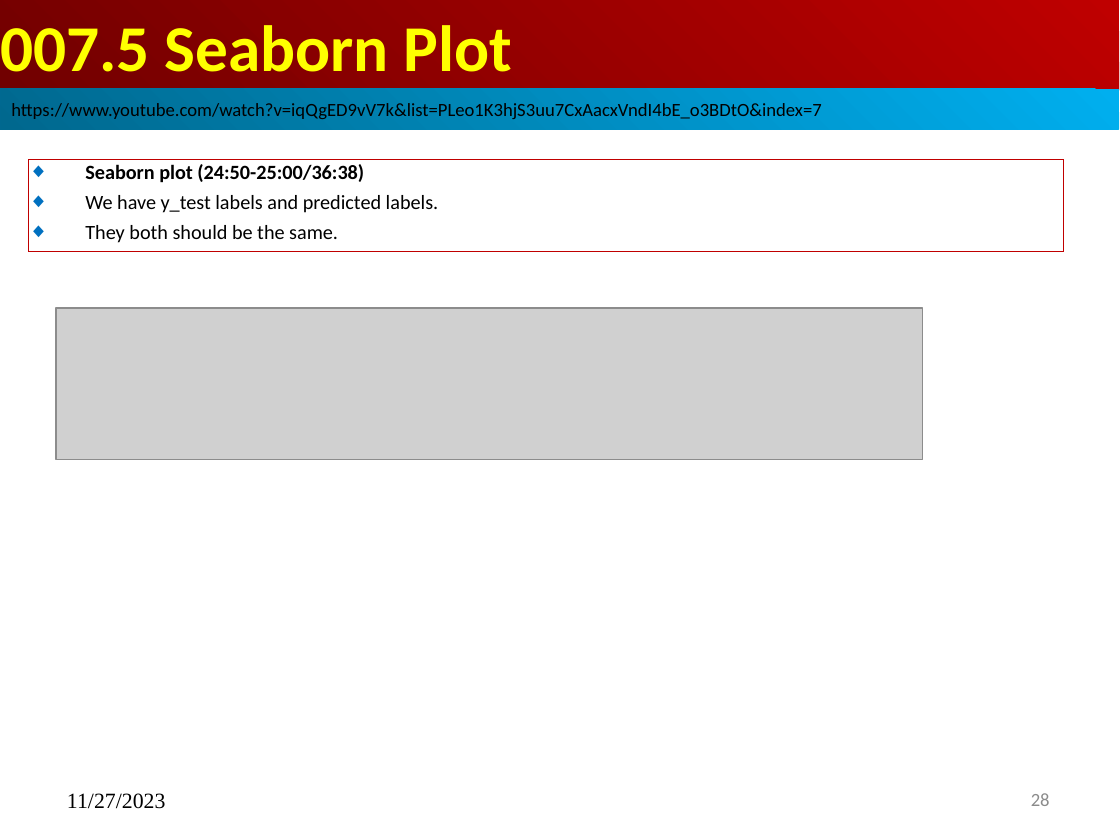
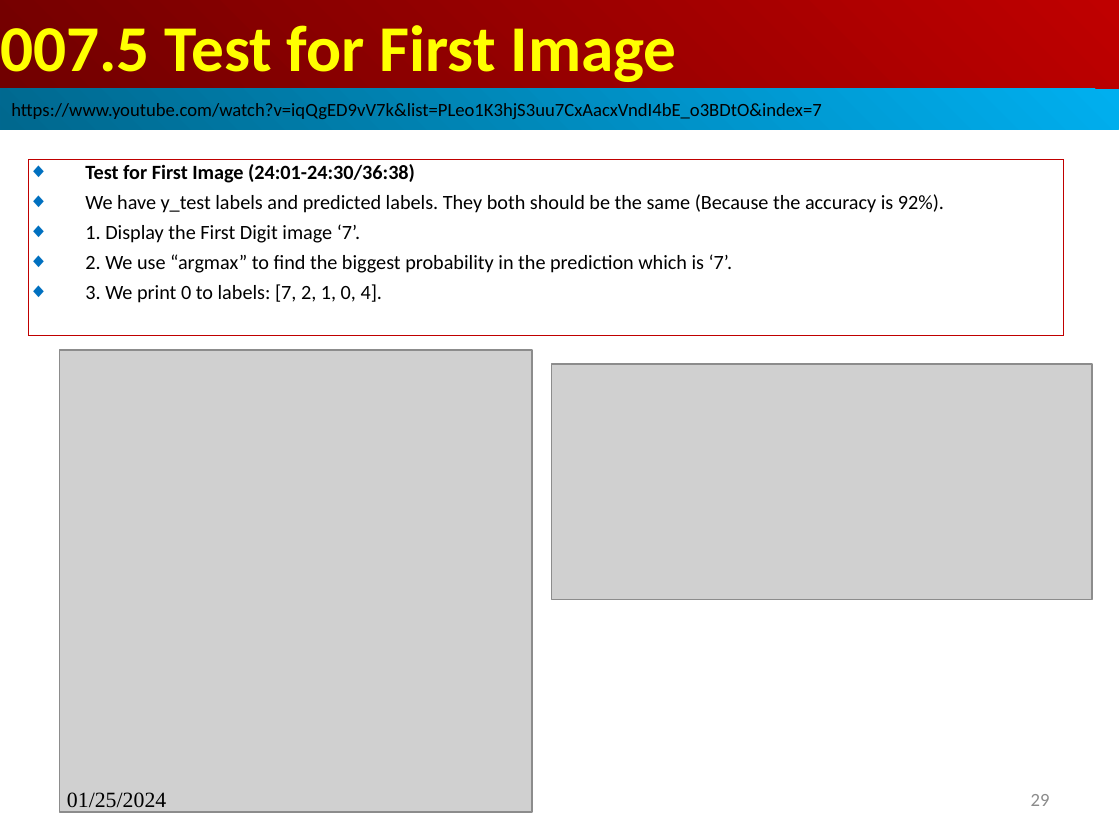
Before and after one commit to peterhchen/AIU_CS512_DL, a slide deck: slide 29 of 000_Lecture_Project/week01/01_Lecture/07_Write_Digit.pptx (slide 28 before the commit). Drawn at 1120x840 pixels with LibreOffice and Linux fonts; fonts in the diff are those of the drawing; grey boxes stand for pictures. Boxes give left, top, right and bottom in pixels: in the first picture for what was removed or moved away, otherwise in the second. Text is boxed around its words. In the diff, an @@ line names an element or a change of style, - is before the commit and + after.

```diff
--- a/000_Lecture_Project/week01/01_Lecture/07_Write_Digit.pptx
+++ b/000_Lecture_Project/week01/01_Lecture/07_Write_Digit.pptx
@@ title at [0,25,677,82]: text changed @@
-007.5 Seaborn Plot
+007.5 Test for First Image
@@ subtitle "Test for First Image (24:01-24:30/36:38)": place and size @@
-subtitle "Test for First Image (24:01-24:30/36:38)" at [28,159,1063,252]
+subtitle "Test for First Image (24:01-24:30/36:38)" at [28,159,1063,336]
@@ subtitle at [85,164,944,303]: text changed @@
-◆ Seaborn plot (24:50-25:00/36:38)
-◆ We have y_test labels and predicted labels.
-◆ They both should be the same.
+◆ Test for First Image (24:01-24:30/36:38)
+◆ We have y_test labels and predicted labels. They both should be the same (Because the accuracy is 92%).
+◆ 1. Display the First Digit image ‘7’.
+◆ 2. We use “argmax” to find the biggest probability in the prediction which is ‘7’.
+◆ 3. We print 0 to labels: [7, 2, 1, 0, 4].
@@ picture removed at [56,308,923,459] @@
@@ picture added at [59,351,532,812] @@
@@ picture added at [552,364,1092,599] @@
@@ text at [67,792,166,813]: text changed @@
-11/27/2023
+01/25/2024
@@ page number at [1031,794,1050,806]: text changed @@
-28
+29
```
Also in this commit, not shown: 33 other slides changed, 8 slides added, 1 slide removed.
